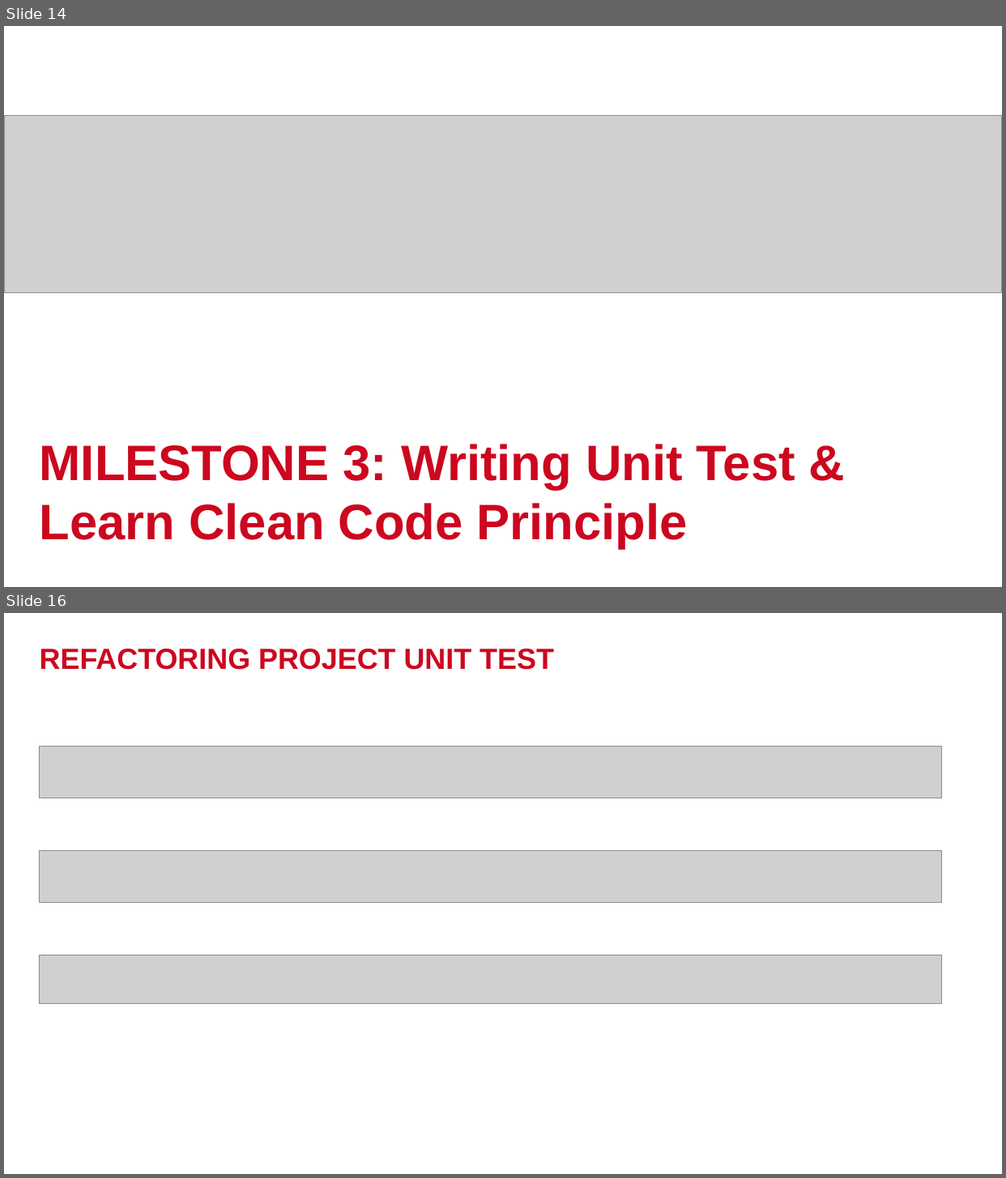
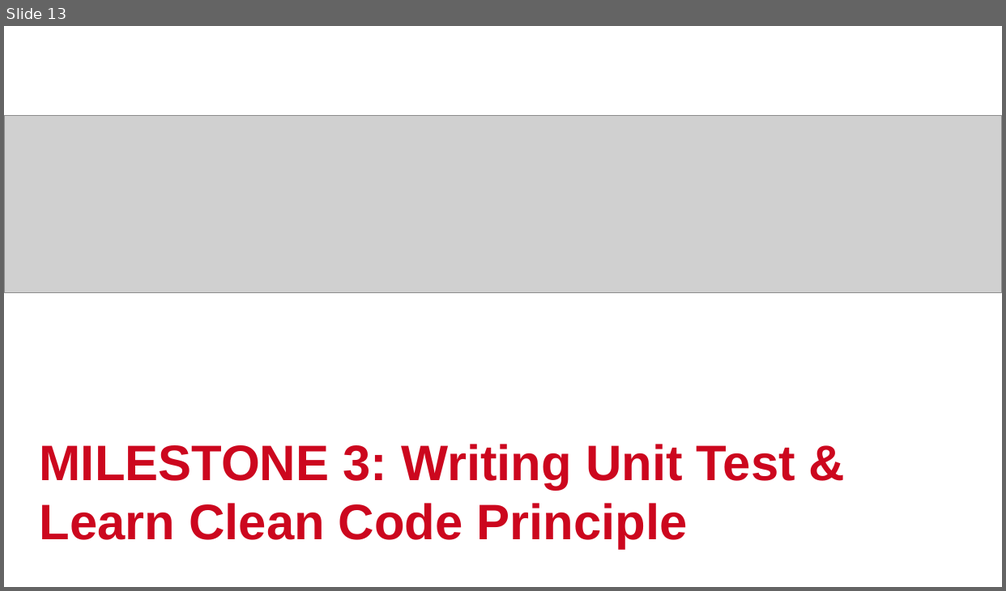
Before and after one commit to phmquan/YPP4-QuanPhan, a slide deck: document/QuanPhan_MilestonePreview.pptx. Shown one above the other, each under a label of ours: slides 14 and 16 before the commit, slide 13 after it; the slides between them are not shown. The pictures are 1006x1178 and 1006x591 pixels, drawn with LibreOffice and Linux fonts; fonts in the diff are those of the drawing; grey boxes stand for pictures; background and template pictures are left out. Boxes give left, top, right and bottom in pixels: in the first picture for what was removed or moved away, otherwise in the second. Text is boxed around its words. In the diff, an @@ line names an element or a change of style, - is before the commit and + after.

```diff
--- a/document/QuanPhan_MilestonePreview.pptx
+++ b/document/QuanPhan_MilestonePreview.pptx
@@ slide 16 removed at (x1=4, y1=613, x2=1002, y2=1174), background #FFFFFF @@
@@ title removed at (x1=40, y1=649, x2=554, y2=670) @@
-REFACTORING PROJECT UNIT TEST
@@ picture removed at (x1=39, y1=747, x2=942, y2=798) @@
@@ picture removed at (x1=39, y1=851, x2=942, y2=903) @@
@@ picture removed at (x1=39, y1=955, x2=942, y2=1003) @@
@@ what was slide 14 is now slide 13 @@
```
Also in this commit, not shown: 8 slides changed, 1 slide added, 3 other slides removed, 1 other file.
